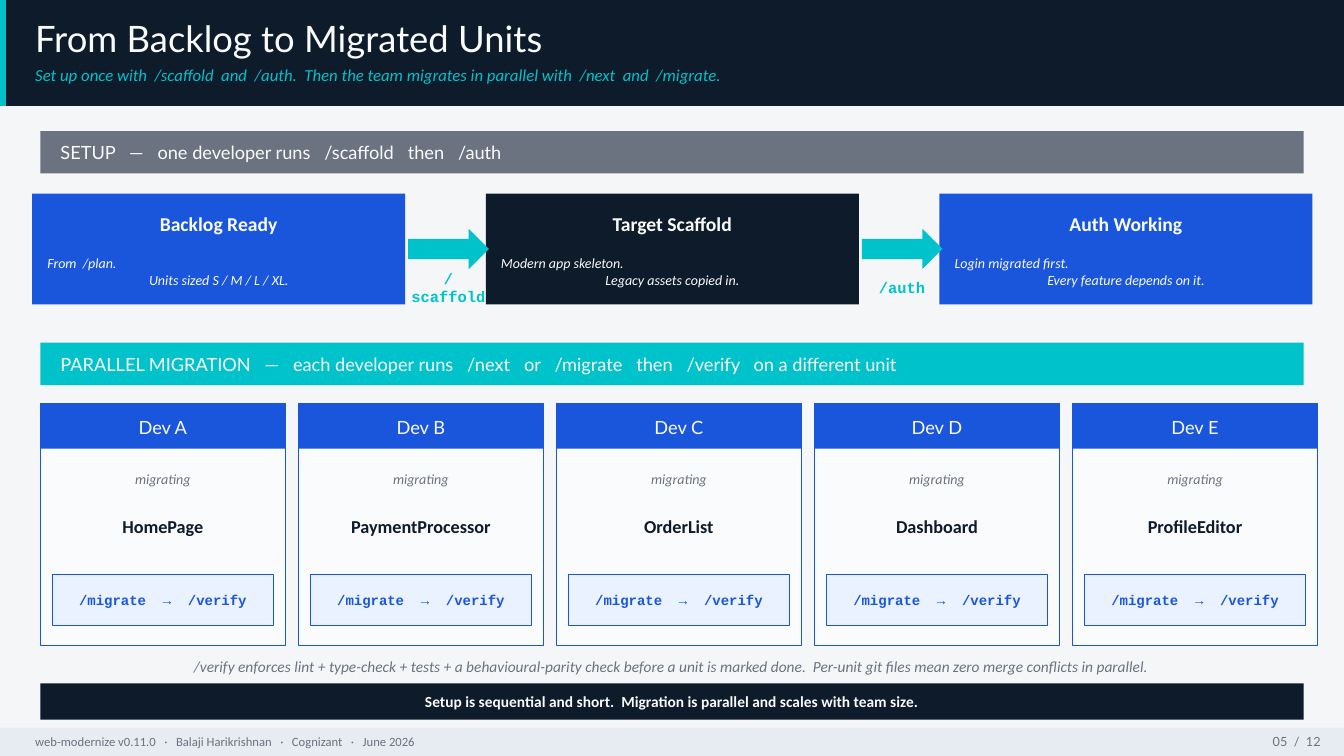
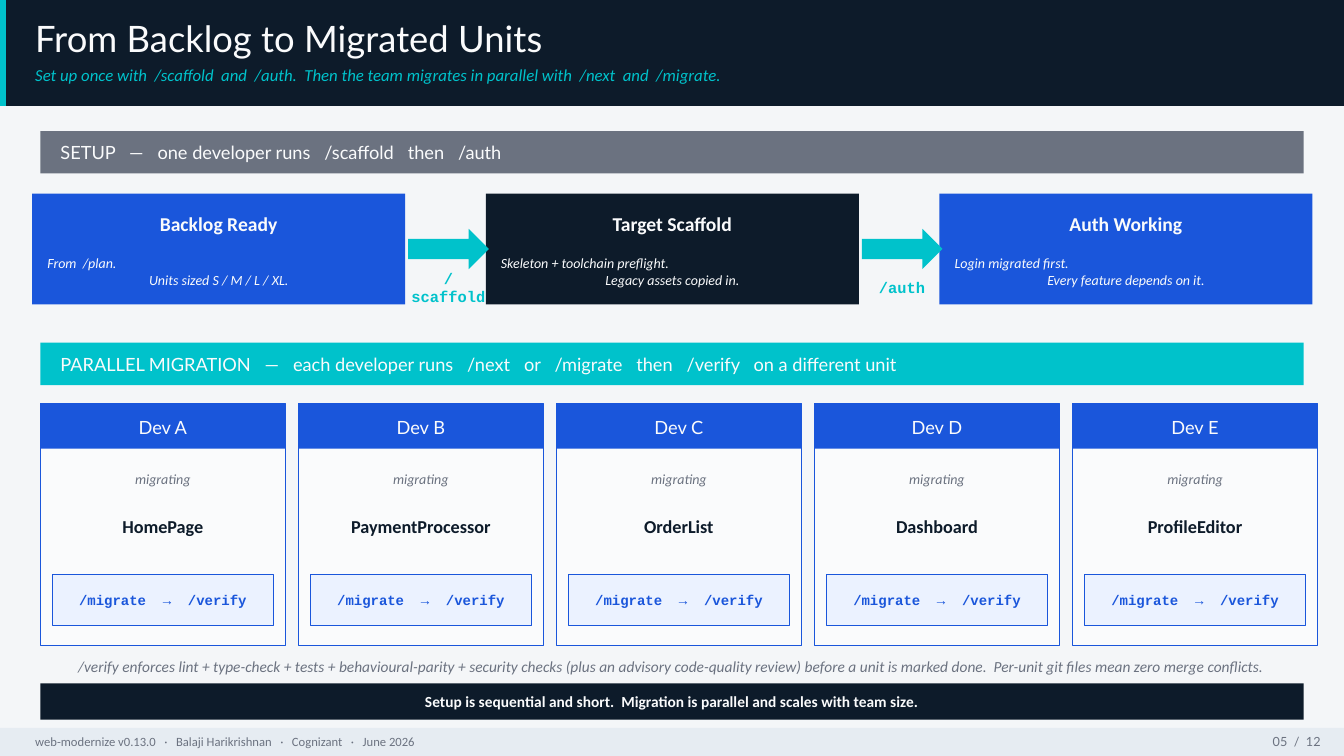
Before and after one commit to balaji-hari/web-mordernize, a slide deck: slide 5 of docs/decks/web-modernize-presentation.pptx. Drawn at 1344x756 pixels with LibreOffice and Linux fonts; fonts in the diff are those of the drawing. Boxes give left, top, right and bottom in pixels: in the first picture for what was removed or moved away, otherwise in the second. Text is boxed around its words. In the diff, an @@ line names an element or a change of style, - is before the commit and + after.

```diff
--- a/docs/decks/web-modernize-presentation.pptx
+++ b/docs/decks/web-modernize-presentation.pptx
@@ text at bbox=[501, 258, 739, 288]: text changed @@
-Modern app skeleton.
-Legacy assets copied in.
+Skeleton + toolchain preflight.
+Legacy assets copied in.
@@ text at bbox=[78, 661, 1263, 675]: text changed @@
-/verify enforces lint + type-check + tests + a behavioural-parity check before a unit is marked done. Per-unit git files mean zero merge conflicts in parallel.
+/verify enforces lint + type-check + tests + behavioural-parity + security checks (plus an advisory code-quality review) before a unit is marked done. Per-unit git files mean zero merge conflicts.
@@ text at bbox=[35, 737, 415, 748]: text changed @@
-web-modernize v0.11.0 · Balaji Harikrishnan · Cognizant · June 2026
+web-modernize v0.13.0 · Balaji Harikrishnan · Cognizant · June 2026
```
Also in this commit, not shown: 11 other slides changed, 7 other files.
